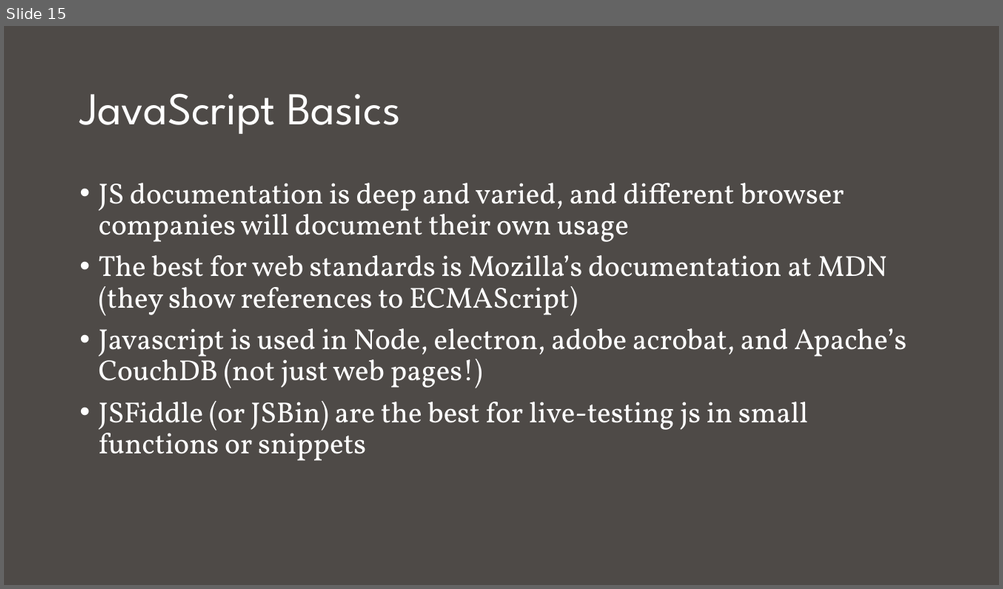
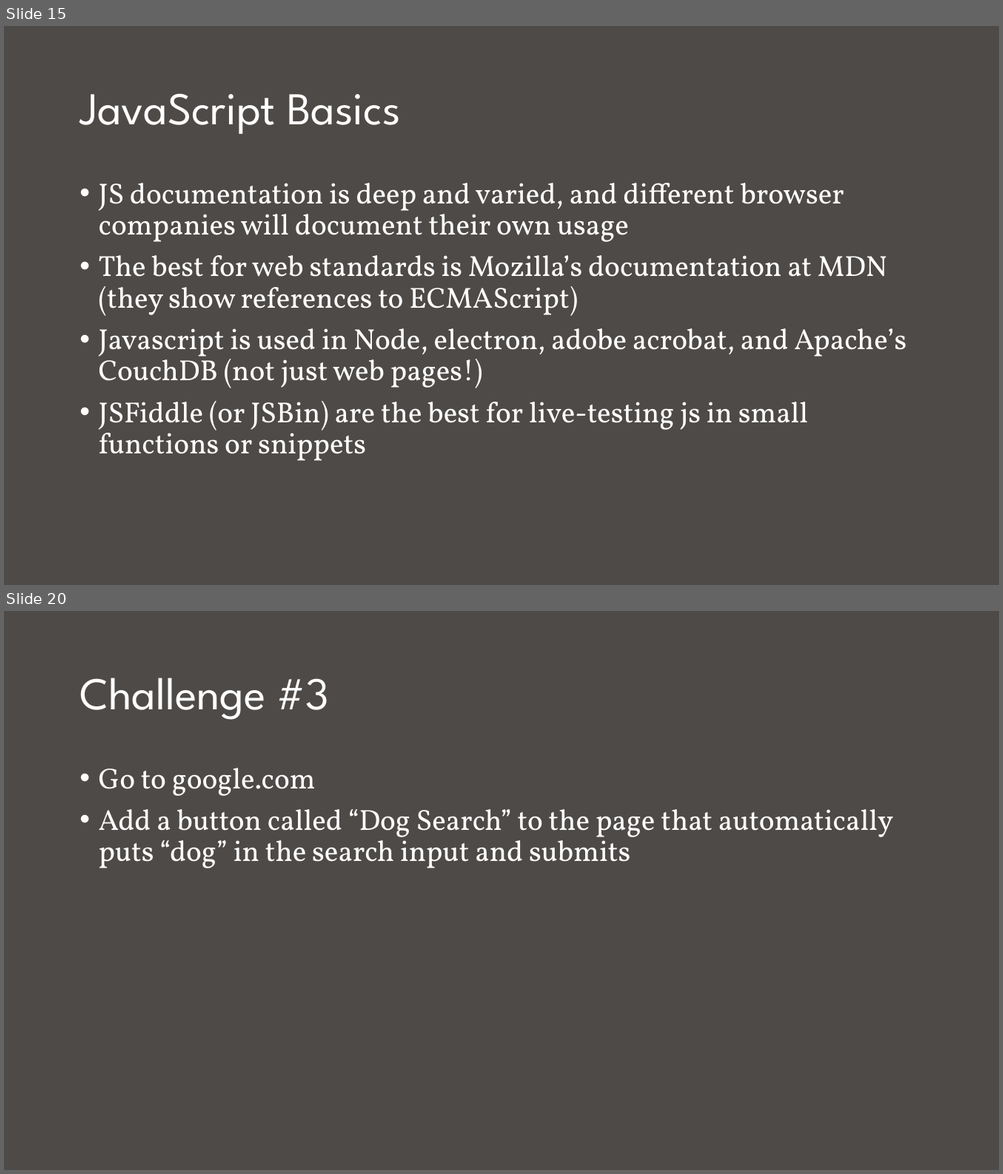
Before and after one commit to ageller/IDEAS_FSS-Vis, a slide deck: IntroToWebTechnology/intro to web.pptx. Shown one above the other, each under a label of ours: slide 15 before the commit, slides 15 and 20 after it; the slides between them are not shown. The pictures are 1003x589 and 1003x1174 pixels, drawn with LibreOffice and Linux fonts; fonts in the diff are those of the drawing. Boxes give left, top, right and bottom in pixels: in the first picture for what was removed or moved away, otherwise in the second. Text is boxed around its words. In the diff, an @@ line names an element or a change of style, - is before the commit and + after.

```diff
--- a/IntroToWebTechnology/intro to web.pptx
+++ b/IntroToWebTechnology/intro to web.pptx
@@ slide 20 added at [4, 611, 999, 1170], background #4E4A47 @@
@@ title added at [79, 678, 329, 720], 44 pt, text #FFFFFF @@
+Challenge #3
@@ text added at [99, 768, 893, 869], 28 pt, text #FFFFFF @@
+• Go to google.com
+• Add a button called “Dog Search” to the page that automatically puts “dog” in the search input and submits
```
Also in this commit, not shown: 4 slides changed, 6 other slides added, 3 slides removed, 6 other files.
